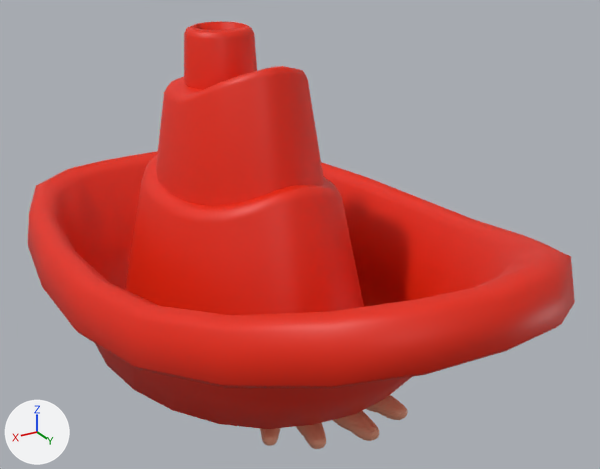
Two versions of the Blender file Blender/DDD.blend, one commit apart.
The view is the same before and after, from a 50 mm lens placed at (2.01, 3.78, 2.6), pointed at (-0.18, 0.12, 0.78). Lighting does not change. The marker at lower left points along +X, +Y and +Z.

The first picture shows 'Barco', 'Cube.005'.
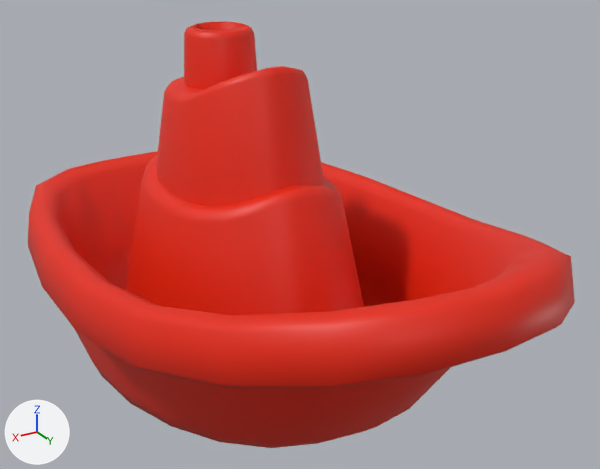
Pixel boxes (x1, y1, x2, y2) of what changed, in the pictures (600 x 469 px):
'Barco', reshaped
    before: (28, 21, 575, 429)
    after: (28, 21, 575, 448)
'Cube.005', hidden
    before: (260, 395, 408, 449)
part 1 of me_cylinder, added (red)
    after: (75, 330, 451, 448)

The edits, one by one:
me_cylinder is used by ob_barco; location (0.0, 0.0, 0.0).
me_cylinder had 459 vertices, 412 faces and spanned x -1.13..1.13, y -1.96..1.92, z -0.03..1.85.
me_cylinder now has 588 vertices, 528 faces and spans x -1.13..1.13, y -1.96..1.92, z -0.11..1.85.
me_cylinder part 1: a new loose piece of 129 vertices spanning x -1.01..1.01, y -1.84..1.74, z -0.11..1.15, in mat_barco (red #e72400).
Object 'Cube.005' (ob_cube_005) is now hidden.
